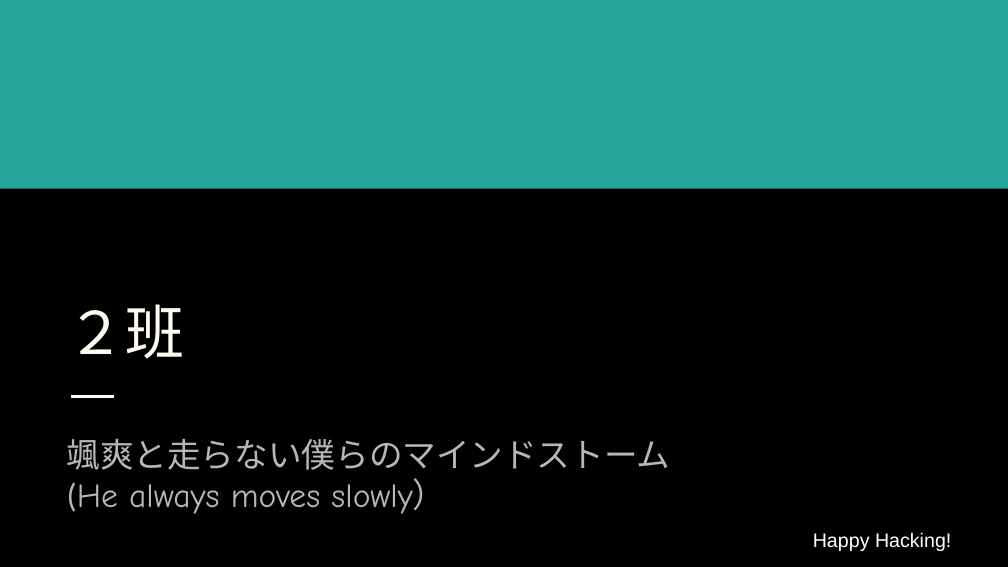
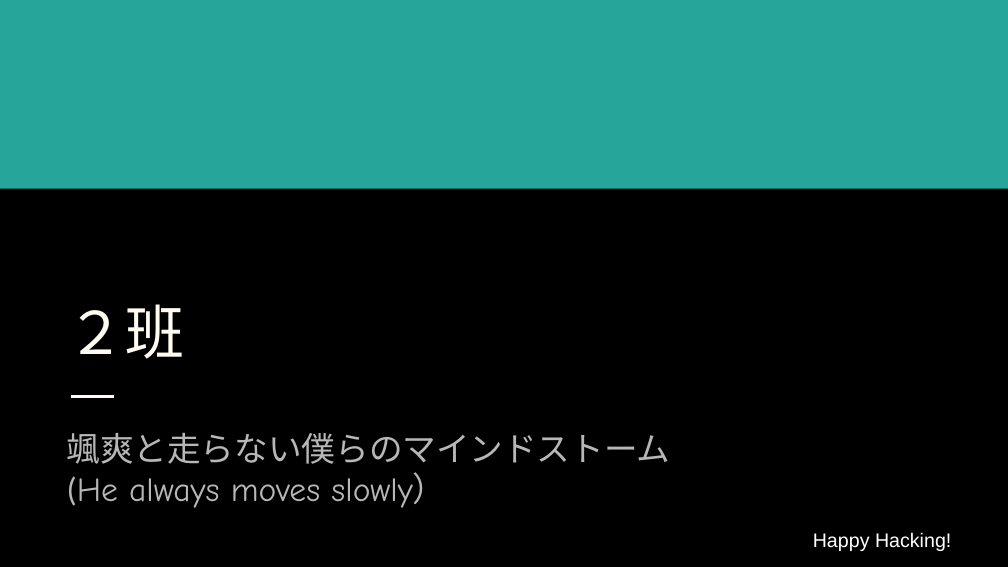
Before and after one commit to RubyCamp/rc2017sp_g2, a slide deck: slide 1 of ruby_sp2017_2.pptx. Drawn at 1008x567 pixels with LibreOffice and Linux fonts; fonts in the diff are those of the drawing. Boxes give left, top, right and bottom in pixels: in the first picture for what was removed or moved away, otherwise in the second. Text is boxed around its words. In the diff, an @@ line names an element or a change of style, - is before the commit and + after.

Commit message:
最新のパワーポイントに更新

```diff
--- a/ruby_sp2017_2.pptx
+++ b/ruby_sp2017_2.pptx
@@ subtitle "颯爽と走らない僕らのマインドストーム": place and size @@
-subtitle "颯爽と走らない僕らのマインドストーム" at box(67, 439, 671, 514)
+subtitle "颯爽と走らない僕らのマインドストーム" at box(67, 433, 671, 508)
```
Also in this commit, not shown: 5 slides added, 1 slide removed.
